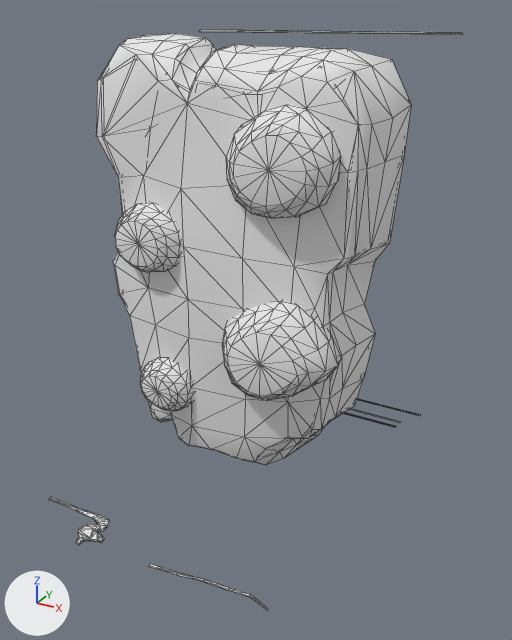
Renders of the glTF model tools/sprites-3d/output/guards-r3/bulwark.glb from each side of a commit.
The view is the same before and after, from a 50 mm lens placed at (0.771, -1.268, 0.55), pointed at (0.061, 0.022, -0.095). The axes (+X, +Y, +Z) are drawn at lower left. The lights are the same throughout. The first picture is the older version. Mesh edges are drawn as thin lines. Vertices at exactly the same position are counted once.

The scene before the commit, as lines of its bpy script (objects in view):
```python
me_geometry_0 = bpy.data.meshes.new('geometry_0')
me_geometry_0.from_pydata(...)  # 1141 vertices, 2246 faces; spans x -0.356..0.35, y -0.402..0.472, z -0.5..0.5
me_geometry_0.materials.append(mat_material_0)  # its picture is missing
ob_geometry_0 = bpy.data.objects.new('geometry_0', me_geometry_0)
ob_geometry_0.location = (0.0, 0.0, 0.0)
```
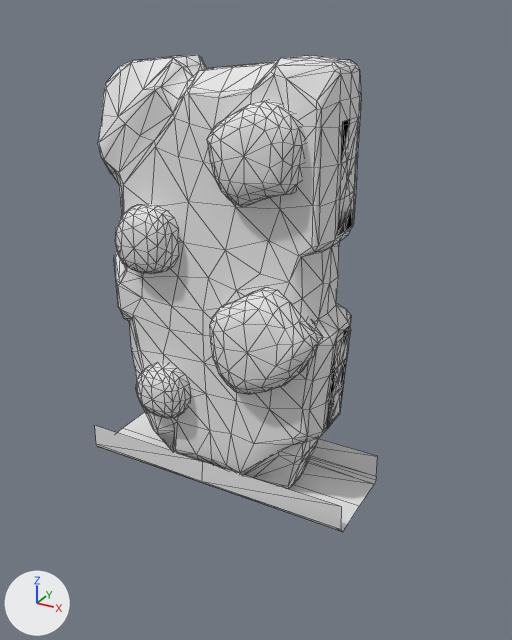
The change, as JSON lines over the scene's bpy script:
```json
{"block": "me_geometry_0", "where": "# used by ob_geometry_0; location = (0.0, 0.0, 0.0)"}
{"op": "remove", "block": "me_geometry_0", "code": "me_geometry_0.from_pydata(...)  # 1141 vertices, 2246 faces; spans x -0.356..0.35, y -0.402..0.472, z -0.5..0.5"}
{"op": "add", "block": "me_geometry_0", "code": "me_geometry_0.from_pydata(...)  # 1611 vertices, 3064 faces; spans x -0.344..0.342, y -0.148..0.155, z -0.5..0.468"}
{"block": "me_geometry_0", "change": "me_geometry_0 part 1: the loose piece of 258 vertices spanning x -0.348..0.345, y -0.066..0.129, z -0.471..0.494 is rebuilt with 560 vertices and now spans x -0.294..0.276, y -0.092..0.132, z -0.5..0.468"}
{"block": "me_geometry_0", "change": "me_geometry_0 part 2: the loose piece of 128 vertices spanning x -0.213..-0.061, y -0.099..0.033, z -0.347..-0.208 is rebuilt with 131 vertices and now spans x -0.197..-0.058, y -0.131..-0.015, z -0.34..-0.208"}
{"block": "me_geometry_0", "change": "me_geometry_0 part 3: the loose piece of 125 vertices spanning x 0.027..0.297, y -0.128..0.056, z -0.235..-0.003 is rebuilt with 151 vertices and now spans x 0.022..0.259, y -0.148..-0.004, z -0.215..0.034"}
{"block": "me_geometry_0", "change": "me_geometry_0 part 4: the loose piece of 124 vertices spanning x 0.039..0.275, y -0.113..0.058, z 0.17..0.386 is rebuilt with 147 vertices and now spans x 0.025..0.222, y -0.143..-0.006, z 0.197..0.397"}
{"block": "me_geometry_0", "change": "me_geometry_0 part 5: the loose piece of 124 vertices spanning x -0.257..-0.069, y -0.104..0.042, z 0.003..0.164 is rebuilt with 135 vertices and now spans x -0.218..-0.068, y -0.137..-0.015, z 0.017..0.17"}
{"block": "me_geometry_0", "change": "me_geometry_0 part 6: a new loose piece of 26 vertices spanning x -0.344..0.342, y -0.105..0.117, z -0.499..-0.422, in mat_material_0 (its picture is missing)"}
{"block": "me_geometry_0", "change": "me_geometry_0 part 7: 6 loose pieces with 127 vertices, spanning x -0.356..0.348, y -0.402..0.472, z -0.5..0.5, are deleted"}
{"block": "me_geometry_0", "change": "me_geometry_0 part 8"}
{"block": "me_geometry_0", "change": "255 vertices are removed from x -0.348..0.35, y -0.073..0.138, z -0.479..0.5"}
{"block": "me_geometry_0", "change": "506 faces are deleted"}
{"block": "me_geometry_0", "change": "18 vertices are added at x 0.264..0.278, y -0.027..0.049, z -0.297..0.361"}
{"block": "me_geometry_0", "change": "28 new faces join them"}
{"block": "me_geometry_0", "change": "other edits to the shape of me_geometry_0 do not show in these pictures"}
```

What differs and where, as boxes (x1, y1, x2, y2) in the pictures (512 x 640 px):
```json
{"object": "geometry_0", "change": "reshaped", "before": [49, 30, 463, 611], "after": [95, 55, 378, 532], "on screen": "32% narrower, 18% shorter"}
{"part": 1, "of": "me_geometry_0", "change": "rebuilt", "before": [237, 92, 266, 110], "after": [97, 55, 361, 489], "on screen": "mostly hidden before"}
{"part": 2, "of": "me_geometry_0", "change": "rebuilt", "before": [140, 358, 193, 411], "after": [136, 363, 190, 418]}
{"part": 3, "of": "me_geometry_0", "change": "rebuilt", "before": [222, 302, 341, 400], "after": [210, 287, 323, 395], "on screen": "10% taller"}
{"part": 4, "of": "me_geometry_0", "change": "rebuilt", "before": [226, 105, 341, 218], "after": [207, 100, 305, 207], "on screen": "15% narrower"}
{"part": 5, "of": "me_geometry_0", "change": "rebuilt", "before": [115, 202, 181, 272], "after": [115, 204, 179, 274]}
{"part": 6, "of": "me_geometry_0", "change": "added", "after": [95, 412, 378, 532]}
{"part": 7, "of": "me_geometry_0", "change": "deleted", "before": [49, 30, 463, 611]}
{"part": 8, "of": "me_geometry_0", "change": "built on", "before": [96, 34, 411, 465], "after": [326, 118, 358, 429]}
```
